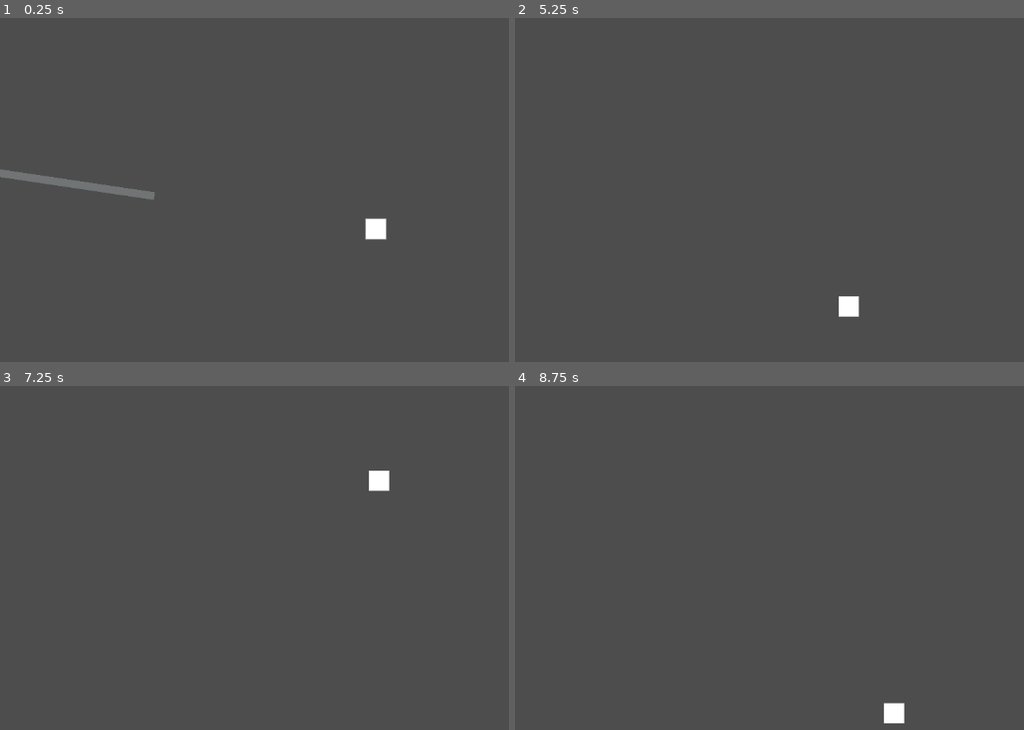
Above: before the commit, frames 1-4 (two rows, left to right).
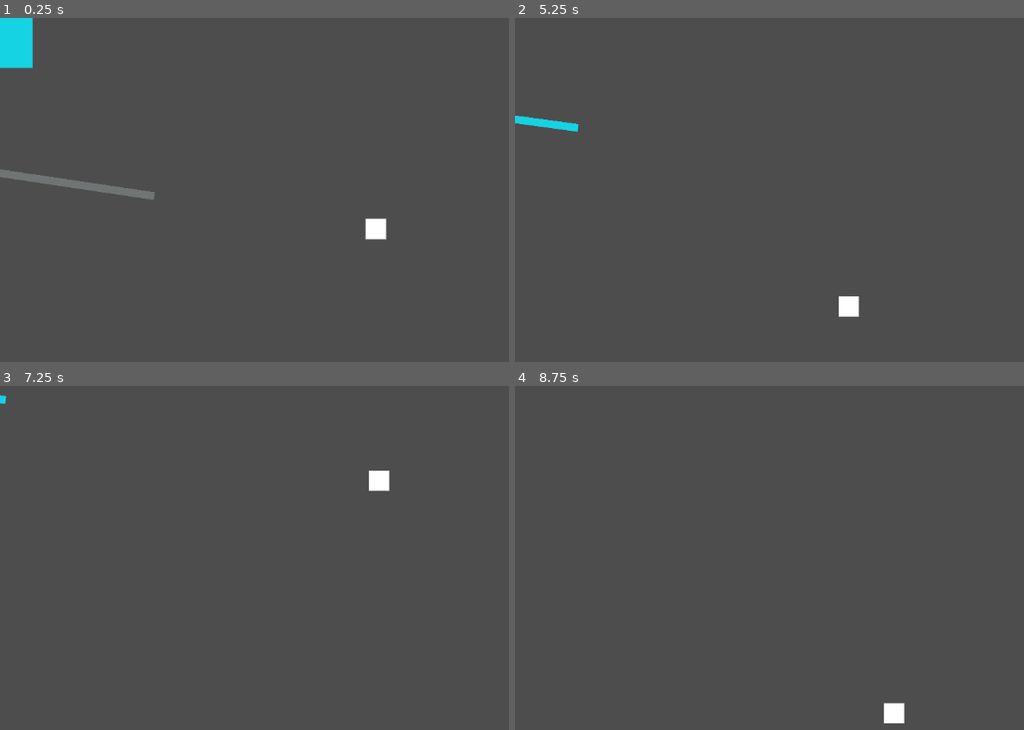
Above: after the commit, the same moments.

Repository: Abbarnan/DashNBeatScripts
Game: Godot game, scene res://Levels/MainGameMenu.tscn
Same seed, same stepped clock (60 frames per second), same inputs: the game is played once before the commit and once after it.
Inputs:
- Up to frame 1 (0.25 s): no input
- Up to frame 2 (5.25 s): tap Enter at 0.5 s; hold Right (ui_right) 0.53-1.28 s; hold Down (ui_down) 1.28-2.03 s; hold Right (ui_right) 2.03-2.78 s; hold Up (ui_up) 2.78-3.53 s; hold Left (ui_left) 3.53-5.03 s; tap Space at 5 s; hold Down (ui_down) from 5.03 s (still down)
- Up to frame 3 (7.25 s): release Down (ui_down) at 5.78 s; hold Right (ui_right) 5.78-6.53 s; hold Up (ui_up) from 6.53 s (still down)
- Up to frame 4 (8.75 s): release Up (ui_up) at 7.28 s; hold Right (ui_right) 7.28-8.03 s; hold Down (ui_down) from 8.03 s (still down)

The runs differ from the first frame. In frame 1, 1.0% of the frame differs, in the area x 0-7%, y 0-15%; in frame 2, 0.3%; in frame 3, less than 0.1%; in frame 4, less than 0.1%.

Commit message:
Creation and changes to attacks

Diff:
--- a/Levels/MainGameMenu.tscn
+++ b/Levels/MainGameMenu.tscn
@@ -1,9 +1,12 @@
-[gd_scene load_steps=3 format=3 uid="uid://kbe8gnadxdcv"]
+[gd_scene load_steps=5 format=3 uid="uid://kbe8gnadxdcv"]
 
 [ext_resource type="PackedScene" uid="uid://dm5awkowbngfc" path="res://Objects/Character.tscn" id="1_md177"]
 [ext_resource type="PackedScene" uid="uid://d0jvasmw7cvtc" path="res://Objects/AngleAlignedAttack.tscn" id="2_abvts"]
+[ext_resource type="Script" uid="uid://c01q3hy1h1s68" path="res://Levels/Wave_Attack.gd" id="3_67bbs"]
+[ext_resource type="PackedScene" uid="uid://cfqolgxk5g35" path="res://Objects/wave_attack.tscn" id="4_1tluk"]
 
 [node name="Node2D" type="Node2D"]
+position = Vector2(-6, -2)
 scale = Vector2(0.997624, 0.99544)
 
 [node name="Character" parent="." instance=ExtResource("1_md177")]
@@ -13,3 +16,30 @@
 position = Vector2(-16.0381, 236.077)
 rotation = -6.18247
 wait_time = 5
+
+[node name="Wave Attack" type="Node2D" parent="."]
+script = ExtResource("3_67bbs")
+attackSpeed = 1
+
+[node name="Top Spot" type="Node2D" parent="Wave Attack"]
+position = Vector2(4.00953, -117.536)
+
+[node name="Wave Attack" parent="Wave Attack" instance=ExtResource("4_1tluk")]
+position = Vector2(2.00476, 9.04123)
+
+[node name="Wave Attack2" parent="Wave Attack" instance=ExtResource("4_1tluk")]
+position = Vector2(-93.2215, 9.04123)
+
+[node name="Wave Attack3" parent="Wave Attack" instance=ExtResource("4_1tluk")]
+position = Vector2(-188.448, 9.04123)
+
+[node name="Wave Attack4" parent="Wave Attack" instance=ExtResource("4_1tluk")]
+position = Vector2(-276.657, 9.04123)
+
+[node name="Bottem Spot" type="Node2D" parent="Wave Attack"]
+position = Vector2(0, 95.4352)
+
+[node name="Timer" type="Timer" parent="Wave Attack"]
+one_shot = true
+
+[connection signal="timeout" from="Wave Attack/Timer" to="Wave Attack" method="_on_timer_timeout"]
--- /dev/null
+++ b/Levels/Wave_Attack.gd
@@ -0,0 +1,40 @@
+extends Node2D
+var maxHeight : Node2D
+var minHeight : Node2D
+var waveItems : Array
+var timer : Timer
+var waveBegin = false
+var waveDone = false
+var waveItemHeightReached : Array
+@export var waveStartTime : float
+@export var attackSpeed : int
+var currentItem = 0
+var arrayLen : int
+func _ready() -> void:
+	maxHeight = $"Top Spot"
+	minHeight = $"Bottem Spot"
+	waveItems = $".".find_children("*","CharacterBody2D")
+	timer = $"Timer"
+	arrayLen = len(waveItems)-1
+	for item in range(len(waveItems)):
+		waveItemHeightReached.append(0)
+	timer.start(waveStartTime)
+func _process(delta: float) -> void:
+	if(waveBegin):
+		if  (waveItems[currentItem].position.y > maxHeight.position.y):
+			waveItems[currentItem].position -= Vector2(0,attackSpeed)
+		if(currentItem != arrayLen && waveItems[currentItem].position.y <= maxHeight.position.y):
+			currentItem += 1
+		elif(currentItem == arrayLen && waveItems[currentItem].position.y <= maxHeight.position.y):
+			currentItem = 0
+			waveDone = true
+			waveBegin = false
+	if(waveDone):
+		if  (waveItems[currentItem].position.y < minHeight.position.y):
+			waveItems[currentItem].position += Vector2(0,attackSpeed)
+		if(currentItem != arrayLen && waveItems[currentItem].position.y >= minHeight.position.y):
+			currentItem += 1
+		elif(currentItem == arrayLen && waveItems[currentItem].position.y >= minHeight.position.y):
+			waveDone = false
+func _on_timer_timeout() -> void:
+	waveBegin = true
--- a/Objects/AngleAlignedAttack.tscn
+++ b/Objects/AngleAlignedAttack.tscn
@@ -37,6 +37,9 @@
 [node name="Attack" type="CharacterBody2D"]
 script = ExtResource("1_x34tp")
 
+[node name="Direction Node" type="Node2D" parent="."]
+position = Vector2(5, 0)
+
 [node name="AnimatedSprite2D" type="AnimatedSprite2D" parent="."]
 sprite_frames = SubResource("SpriteFrames_q74ol")
 animation = &"Actual"
--- a/Objects/angle_aligned_attack.gd
+++ b/Objects/angle_aligned_attack.gd
@@ -8,15 +8,17 @@
 var slope : int
 var right_side_node : Node2D
 var move_dir : Vector2
+var dirNode : Node2D
 @export var wait_time : int;
 func _ready() -> void:
+	dirNode = $"Direction Node"
+	dirNode.position += position
 	player = $"../Character"
 	sprite = $AnimatedSprite2D
 	timer = $Timer
 	right_side_node = $"RS node"
 	sprite.play("Projection")
-	timer.wait_time = wait_time
-	timer.start()
+	timer.start(wait_time)
 func degrees_Calculation():
 	angle_in_Rad = atan2(player.position.y - position.y, player.position.x - position.x)
 func _process(delta: float) -> void:
@@ -29,8 +31,8 @@
 
 
 func _on_timer_timeout() -> void:
-	move_dir = Vector2(1,snapped(position.y - Global.player.position.y/position.x - Global.player.position.x,0.1))
+	move_dir = Vector2(cos(angle_in_Rad)*(dirNode.position.x - position.x),sin(angle_in_Rad)*(dirNode.position.y - position.y))
 	print(position)
-	print(player.position)
+	print(dirNode.position)
 	print(move_dir)
 	move_Attack = true
--- /dev/null
+++ b/Objects/wave_attack.tscn
@@ -0,0 +1,27 @@
+[gd_scene load_steps=4 format=3 uid="uid://cfqolgxk5g35"]
+
+[ext_resource type="Texture2D" uid="uid://cawlpimic61rh" path="res://assets/DashNBeatAttacks(Physical).png" id="1_1f883"]
+
+[sub_resource type="AtlasTexture" id="AtlasTexture_67bbs"]
+atlas = ExtResource("1_1f883")
+region = Rect2(256, 0, 96, 186)
+
+[sub_resource type="SpriteFrames" id="SpriteFrames_ol5bf"]
+animations = [{
+"frames": [{
+"duration": 1.0,
+"texture": SubResource("AtlasTexture_67bbs")
+}],
+"loop": true,
+"name": &"default",
+"speed": 5.0
+}]
+
+[node name="Wave Attack" type="CharacterBody2D"]
+
+[node name="CollisionPolygon2D" type="CollisionPolygon2D" parent="."]
+build_mode = 1
+polygon = PackedVector2Array(8.01905, -14.0641, 6.01429, -41.1878, 33.0786, -42.1924, 18.0429, -20.0916)
+
+[node name="Sprite2D" type="AnimatedSprite2D" parent="."]
+sprite_frames = SubResource("SpriteFrames_ol5bf")
Not shown, added: Levels/Wave_Attack.gd.uid
